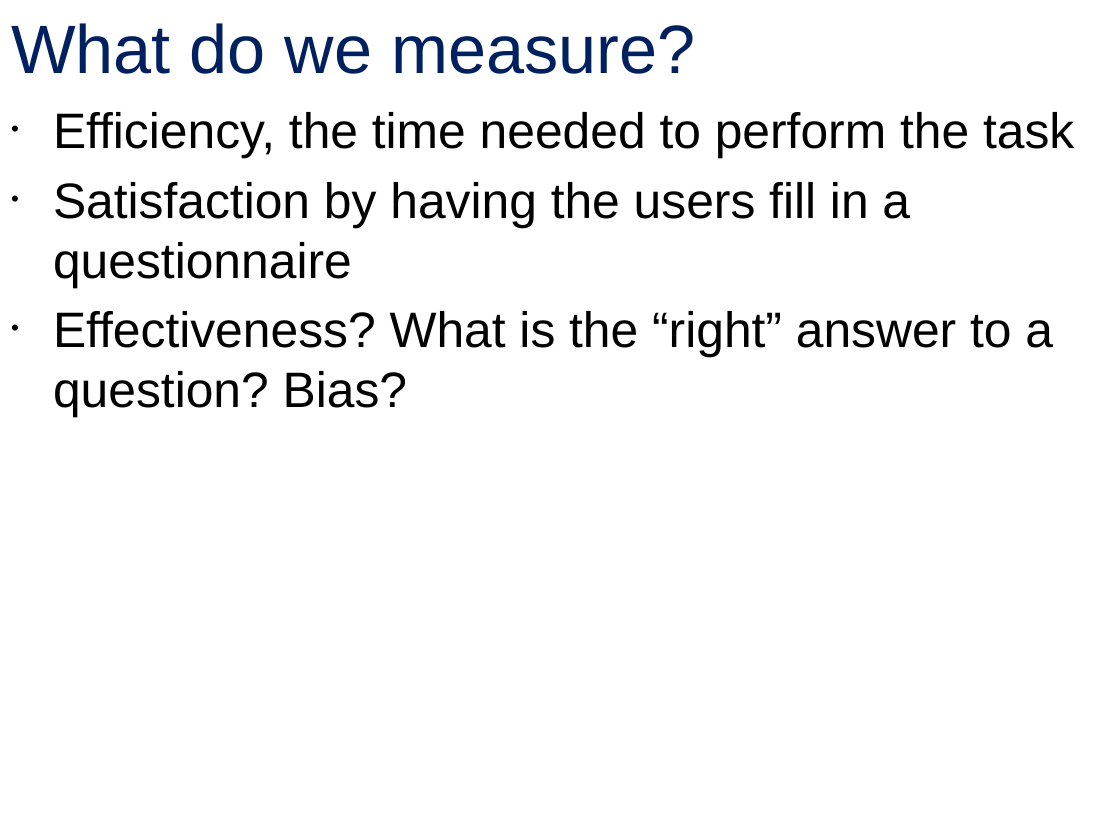
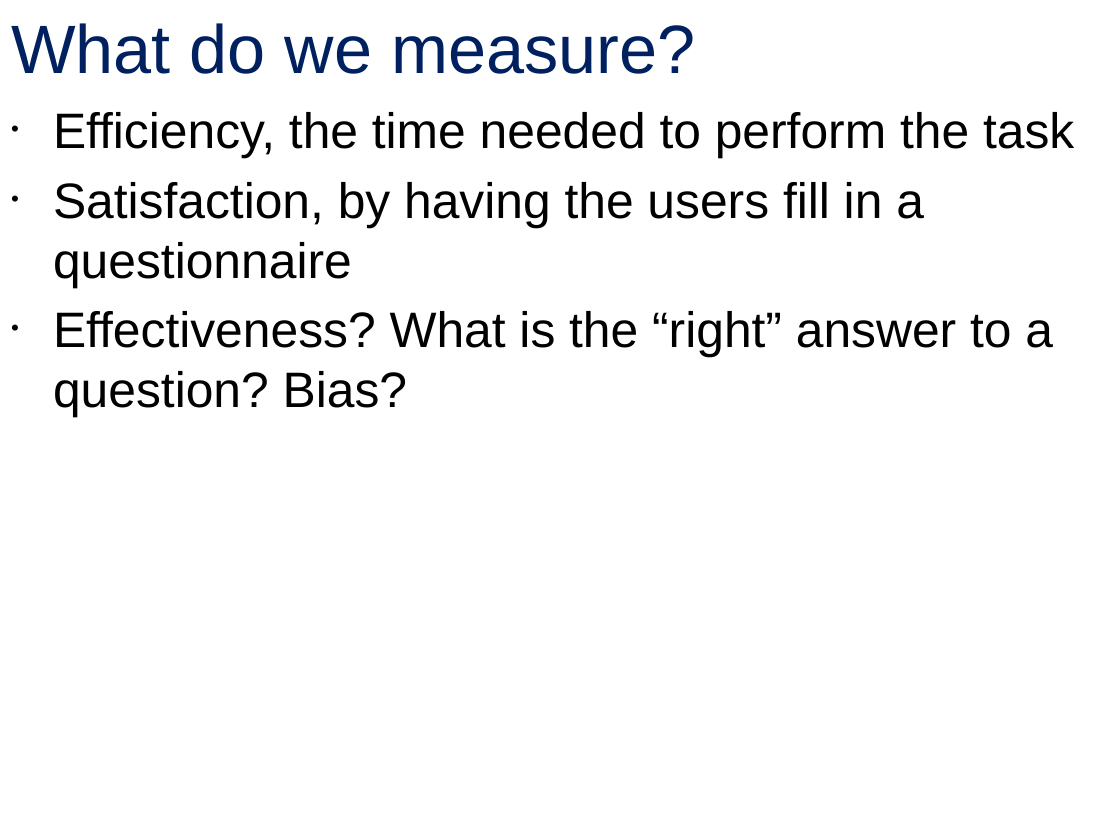
Before and after one commit to blub123muh/hci, a slide deck: slide 5 of presentation/presentation.odp. Drawn at 1120x840 pixels with LibreOffice and Linux fonts; fonts in the diff are those of the drawing; background and template pictures are left out. Boxes give left, top, right and bottom in pixels: in the first picture for what was removed or moved away, otherwise in the second. Text is boxed around its words. In the diff, an @@ line names an element or a change of style, - is before the commit and + after.

```diff
--- a/presentation/presentation.odp
+++ b/presentation/presentation.odp
@@ text at <box>53,182,924,288</box>: text changed @@
-• Satisfaction by having the users fill in a questionnaire
+• Satisfaction, by having the users fill in a questionnaire
```
Also in this commit, not shown: 4 other slides changed, 2 other files.
